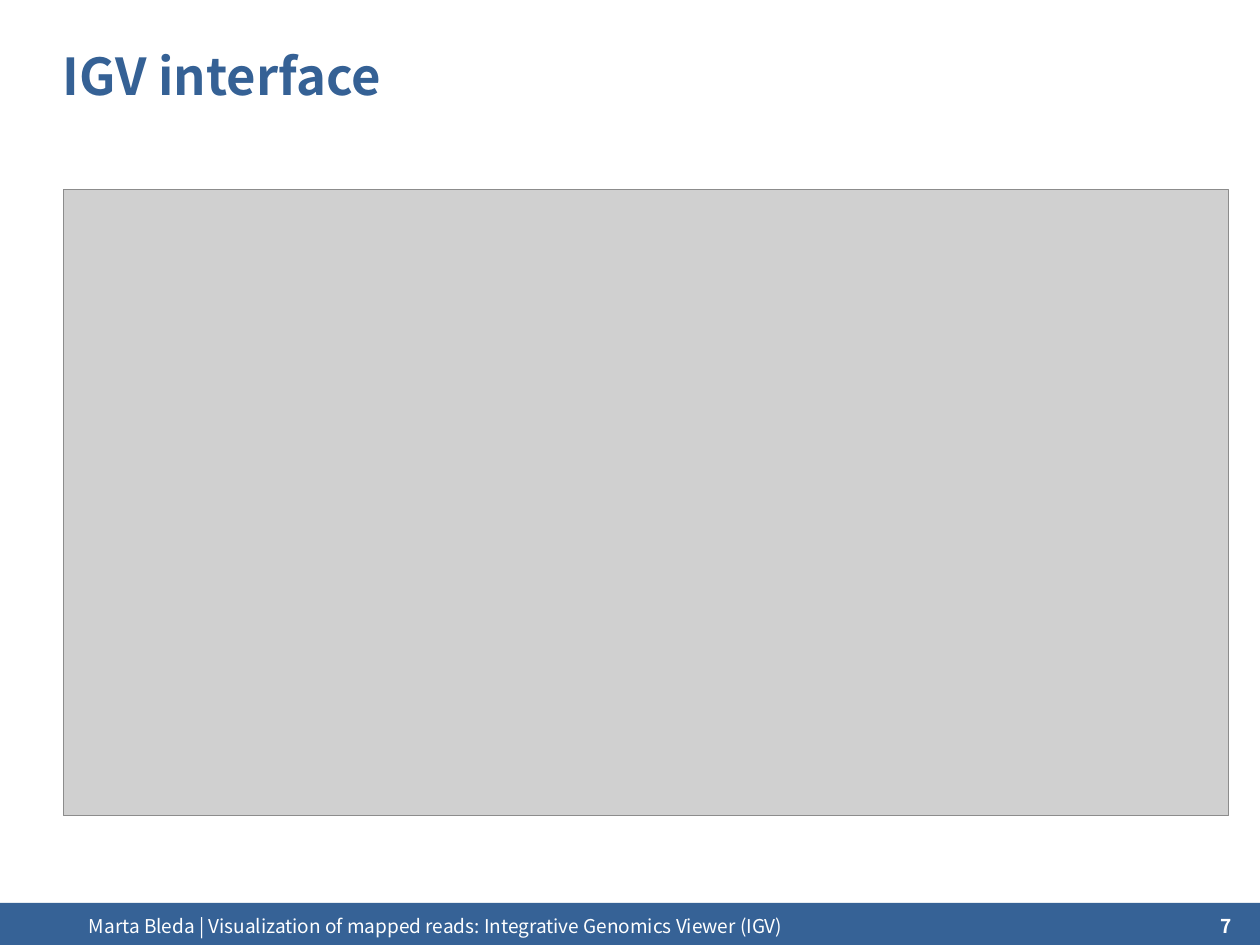
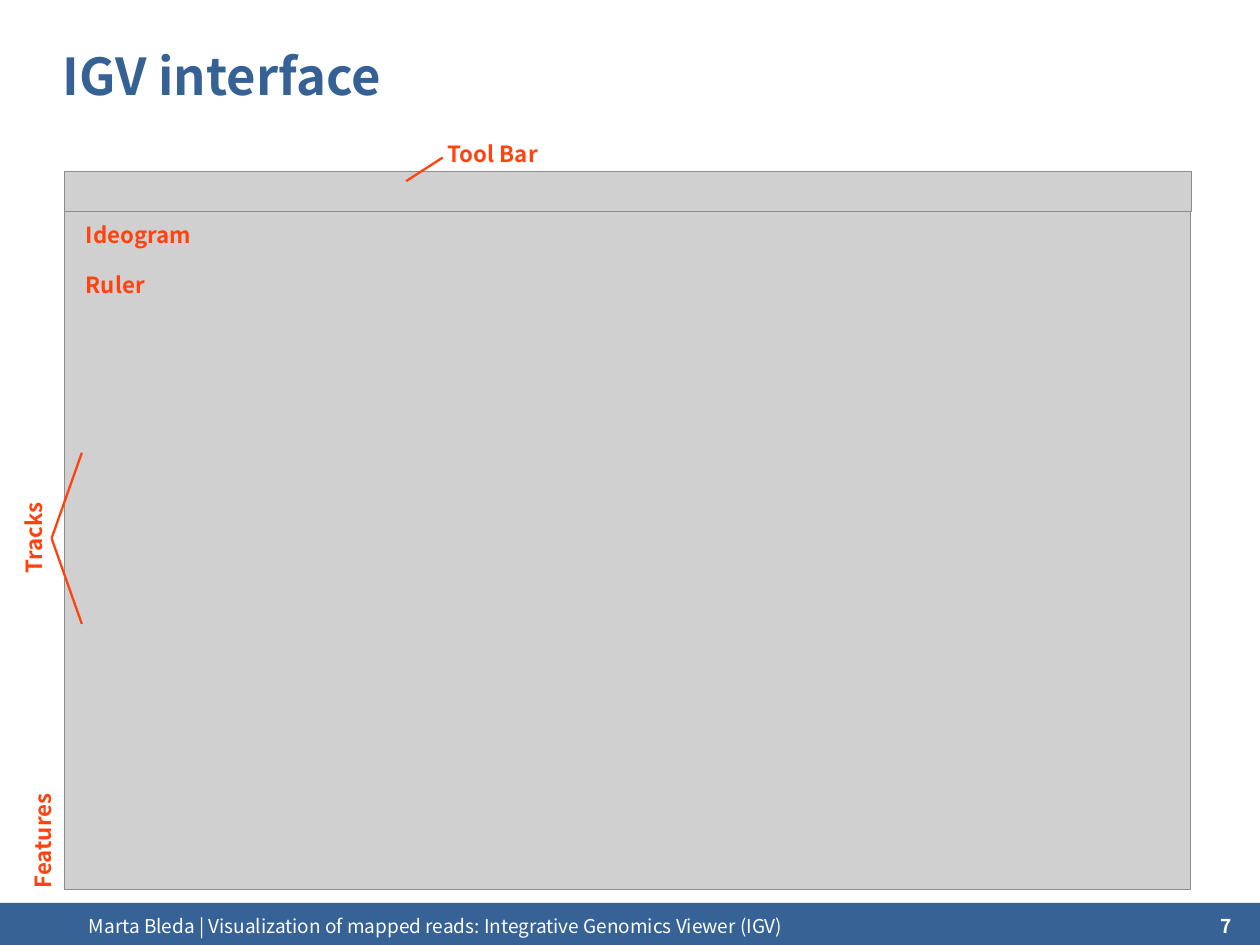
Before and after one commit to mbleda/ngscourse.github.io, a slide deck: slide 7 of COURSE_MATERIALS/visualization/slides/2014-Cambridge_visualisation.odp. Drawn at 1260x945 pixels with LibreOffice and Linux fonts; fonts in the diff are those of the drawing; grey boxes stand for pictures; background and template pictures are left out. Boxes give left, top, right and bottom in pixels: in the first picture for what was removed or moved away, otherwise in the second. Text is boxed around its words. In the diff, an @@ line names an element or a change of style, - is before the commit and + after.

```diff
--- a/COURSE_MATERIALS/visualization/slides/2014-Cambridge_visualisation.odp
+++ b/COURSE_MATERIALS/visualization/slides/2014-Cambridge_visualisation.odp
@@ text added at bbox=[448, 144, 538, 163], 14 pt, text #FF420E, bold @@
+Tool Bar
@@ picture added at bbox=[64, 172, 1193, 212] @@
@@ line added from (406, 181) to (442, 158), #FF420E 1.45 pt @@
@@ picture: place and size @@
-picture at bbox=[63, 190, 1229, 816]
+picture at bbox=[64, 212, 1190, 891]
@@ text added at bbox=[86, 225, 191, 249], 14 pt, text #FF420E, bold @@
+Ideogram
@@ text added at bbox=[86, 275, 145, 294], 14 pt, text #FF420E, bold @@
+Ruler
@@ line added from (51, 539) to (82, 453), #FF420E 1.45 pt @@
@@ text added at bbox=[17, 509, 49, 571], 14 pt, text #FF420E, bold @@
+Tracks
@@ line added from (51, 539) to (82, 624), #FF420E 1.45 pt @@
@@ text added at bbox=[26, 802, 58, 885], 14 pt, text #FF420E, bold @@
+Features
```
Also in this commit, not shown: 5 other slides changed, 1 slide added, 14 other files.
